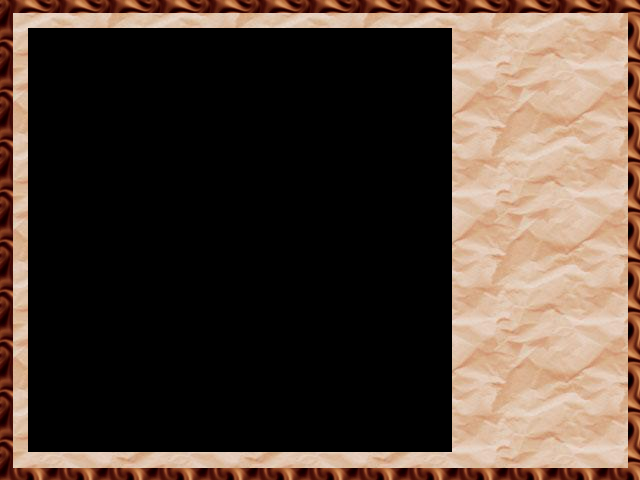
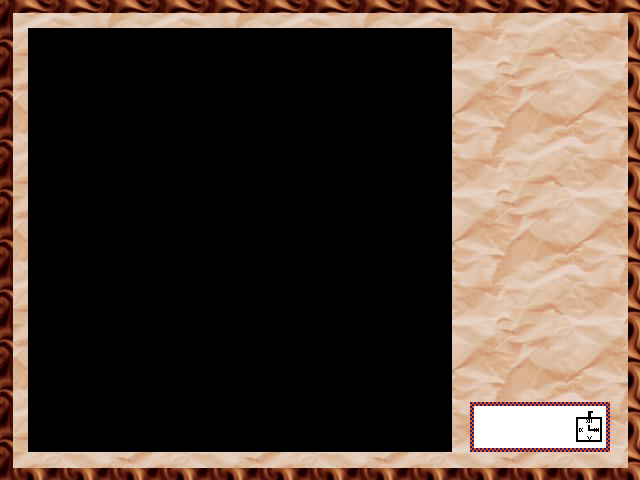
Two versions of the same layered image (640px x 480px). Layer-by-layer changes:
added layer "Timer" above "Border" over (470, 402, 610, 452)
